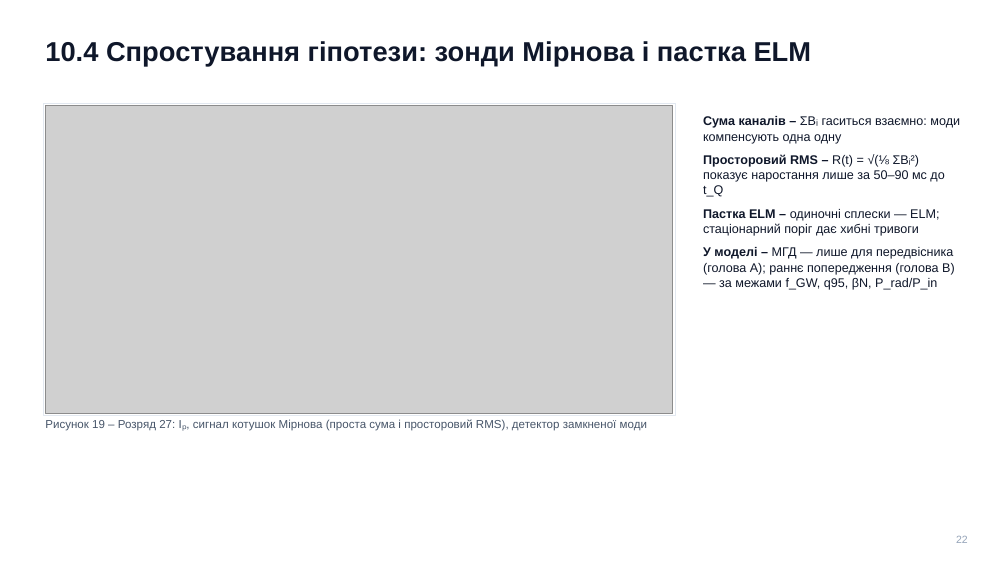
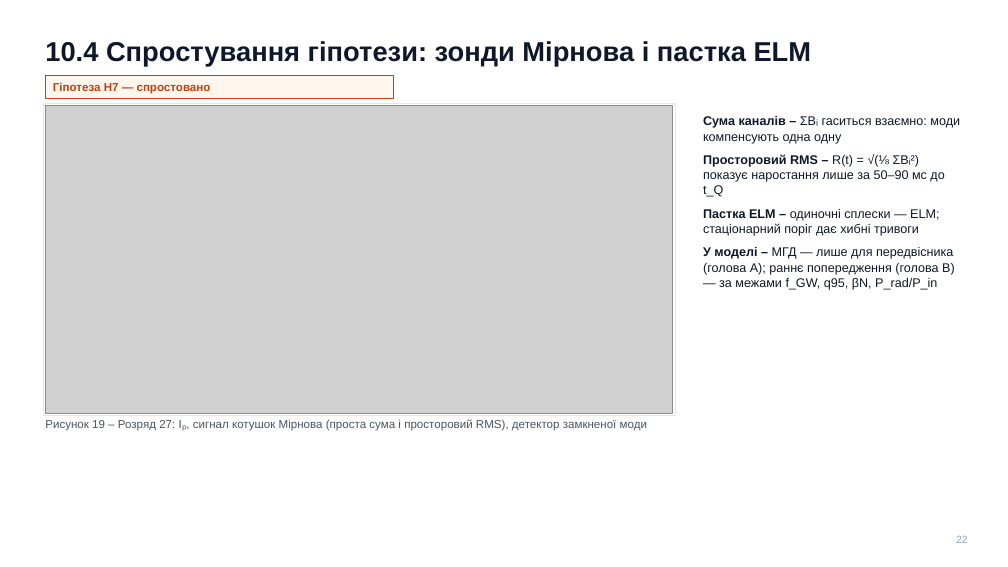
Before and after one commit to llllenah/plasma-disruption-prediction, a slide deck: slide 22 of docs/presentation.pptx. Drawn at 1008x567 pixels with LibreOffice and Linux fonts; fonts in the diff are those of the drawing; grey boxes stand for pictures. Boxes give left, top, right and bottom in pixels: in the first picture for what was removed or moved away, otherwise in the second. Text is boxed around its words. In the diff, an @@ line names an element or a change of style, - is before the commit and + after.

```diff
--- a/docs/presentation.pptx
+++ b/docs/presentation.pptx
@@ rectangle added at [45, 76, 393, 98], fill #FFF7ED, outline #C2410C 0.75 pt @@
@@ text added at [53, 82, 211, 94], 11 pt, text #C2410C, bold @@
+Гіпотеза H7 — спростовано
```
Also in this commit, not shown: 7 other slides changed, 1 other file.
